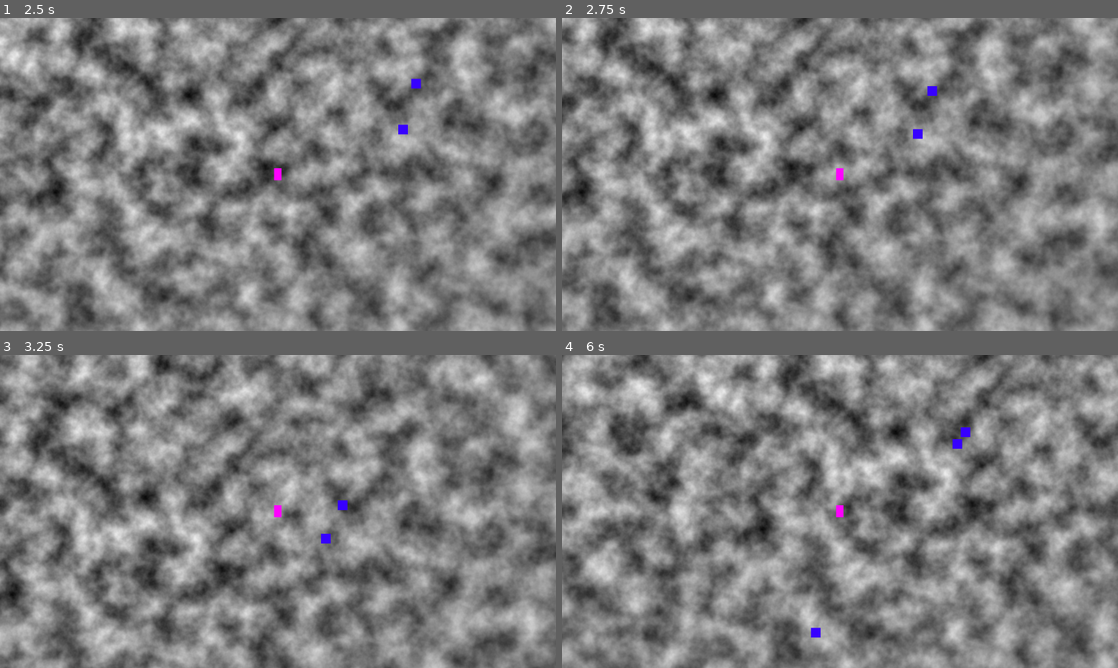
Above: before the commit, frames 1-4 (two rows, left to right).
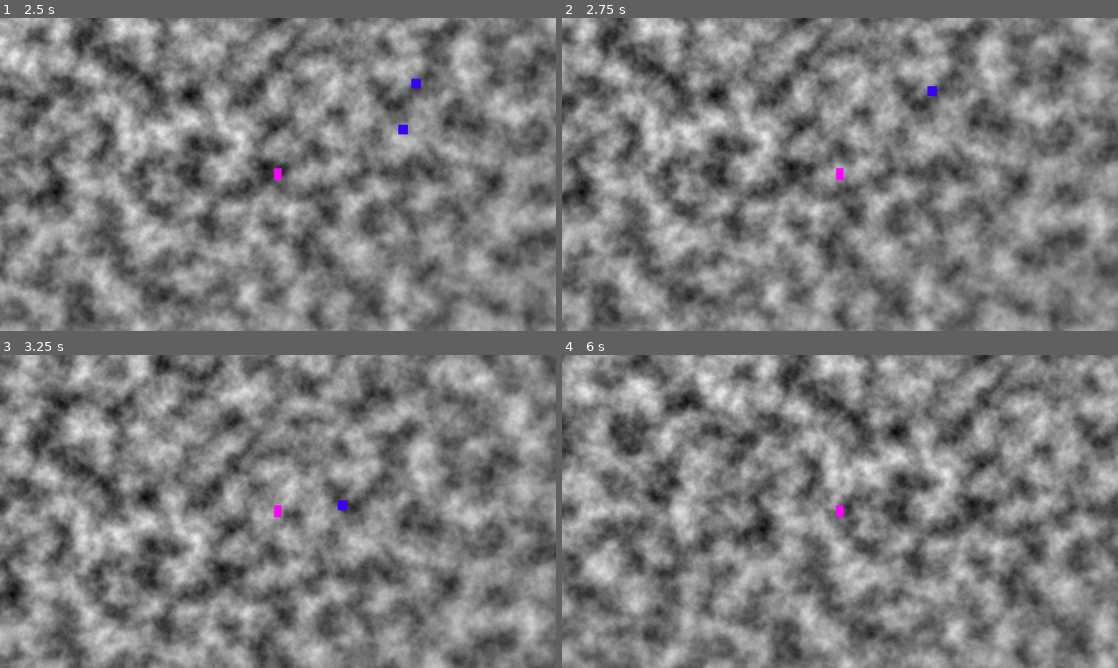
Above: after the commit, the same moments.

Repository: mabanana/survivor-dire
Game: Godot game, scene res://Scenes/main.tscn
Two runs of this game, one before a commit and one after it. Both use one fixed random seed, a clock stepped at 60 frames per second and the inputs below.
Inputs (mouse positions are in pixels of both pictures, inside the frame that each line leads up to):
- Up to frame 1 (2.5 s): tap Enter at 0.5 s; move the mouse to (400, 158) at 0.52 s; hold Right (ui_right) 0.53-1.28 s; tap E at 0.6 s; click (400, 158) at 0.67 s; move the mouse to (166, 190) at 1.27 s; hold Down (ui_down) 1.28-2.03 s; tap Tab at 1.35 s; click (166, 190) at 1.42 s; move the mouse to (333, 105) at 2.02 s; hold Right (ui_right) from 2.03 s (still down); tap 1 at 2.1 s; click (333, 105) at 2.17 s
- Up to frame 2 (2.75 s): keep holding Right (ui_right)
- Up to frame 3 (3.25 s): move the mouse to (250, 574) at 2.77 s; release Right (ui_right) at 2.78 s; hold Up (ui_up) from 2.78 s (still down); tap 2 at 2.85 s; click (250, 574) at 2.92 s
- Up to frame 4 (6 s): move the mouse to (1006, 558) at 3.52 s; release Up (ui_up) at 3.53 s; hold Left (ui_left) 3.53-5.03 s; tap one key every 0.75 s from 3.6 s: 3 4 V X; click (1006, 558) at 3.67 s; move the mouse to (673, 464) at 4.27 s; click (673, 464) at 4.42 s; move the mouse to (867, 511) at 5.02 s; hold Down (ui_down) 5.03-5.78 s; click (867, 511) at 5.17 s; move the mouse to (756, 433) at 5.77 s; hold Right (ui_right) from 5.78 s (still down); click (756, 433) at 5.92 s

Frame 1 is identical in both runs. In frame 2, less than 0.1% of the frame differs, in the area x 63-65%, y 35-39%; in frame 3, less than 0.1%; in frame 4, 0.2%, in the area x 44-74%, y 23-91%.

Commit message:
Add auto attacks

Diff:
--- /dev/null
+++ b/Scripts/aim_cast.gd
@@ -0,0 +1,25 @@
+class_name AimCast
+extends ShapeCast2D
+
+var core: CoreModel
+var core_changed: Signal
+
+func bind(core, core_changed):
+	self.core = core
+	self.core_changed = core_changed
+
+	core_changed.connect(_on_core_changed)
+
+func _on_core_changed(context, payload):
+	if context == CoreModel.Context.mouse_button_pressed:
+		if payload[CoreModel.PKey.input_action] == InputHandler.PlayerActions.AIM_ATTACK:
+			position = payload[CoreModel.PKey.mouse_position]
+			force_shapecast_update()
+			prints("collider results:",collision_result)
+
+func _ready():
+	enabled = false
+	set_collision_mask(2)
+	shape = CircleShape2D.new()
+	shape.radius = 40
+	target_position = Vector2(0,0)
--- a/Scripts/core.gd
+++ b/Scripts/core.gd
@@ -7,11 +7,27 @@
 
 enum Context {
 	map_update,
+	mouse_button_pressed,
+	mouse_button_released,
+	key_input_pressed,
+	key_input_released,
+	event_mouse_moved,
+
 }
 
 enum EntityType {
 	square,
 	player,
+}
+
+enum PKey {
+	target_rid,
+	dealer_rid,
+	target_position,
+	input_action,
+	input_as_text,
+	mouse_relative,
+	mouse_position,
 }
 
 func _init() -> void:
--- a/Scripts/input_handler.gd
+++ b/Scripts/input_handler.gd
@@ -1,14 +1,15 @@
 class_name InputHandler
+extends Node
 
 var input_map
 
 var core: CoreModel
 var core_changed: Signal
-var contexts
 
 static var DEFAULT_INPUT_MAP := {
 	MouseButton.MOUSE_BUTTON_WHEEL_UP : PlayerActions.NEXT_WEAPON,
 	MouseButton.MOUSE_BUTTON_WHEEL_DOWN : PlayerActions.PREV_WEAPON,
+	MouseButton.MOUSE_BUTTON_LEFT: PlayerActions.AIM_ATTACK,
 	Key.KEY_W : PlayerActions.MOVE_FORWARD,
 	Key.KEY_A : PlayerActions.MOVE_LEFT,
 	Key.KEY_S : PlayerActions.MOVE_BACKWARD,
@@ -39,6 +40,7 @@
 	SELECT_SlOT_4,
 	ESC_MENU, # Main pause menu
 	INVENTORY, # Open inventory and other in game menus
+	AIM_ATTACK,
 }
 
 func _init():
@@ -48,36 +50,40 @@
 	if event is InputEventMouseButton and event.button_index in input_map:
 		var context
 		if event.is_pressed() and !event.is_echo():
-			context = contexts.event_input_pressed
+			context = CoreModel.Context.mouse_button_pressed
 		elif event.is_released():
-			context = contexts.event_input_released
+			context = CoreModel.Context.mouse_button_released
 		else:
 			print("ERROR: event mouse button that is neither pressed nor released detected")
 			return
 		core_changed.emit(context, {
-				"action": input_map[event.button_index],
-				"button_index" : event.button_index
+				CoreModel.PKey.input_action : input_map[event.button_index],
+				CoreModel.PKey.input_as_text : event.as_text(),
+				CoreModel.PKey.mouse_position: get_parent().get_global_mouse_position(),
 				})
+		prints("InputHandler: mouse button", "pressed" if event.is_pressed() else "released", event.as_text())
 	elif event is InputEventKey and event.keycode in input_map:
 		var context
 		if event.is_pressed() and !event.is_echo():
-			context = contexts.event_input_pressed
+			context = CoreModel.Context.key_input_pressed
 		elif event.is_echo():
 			# print("echo press event")
 			return
 		elif event.is_released():
-			context = contexts.event_input_released
+			context = CoreModel.Context.key_input_released
 		else:
 			print("ERROR: event key press that is neither pressed nor released detected")
 			return
 		core_changed.emit(context, {
-			"action": input_map[event.keycode],
-			"key_code" : event.keycode
+			CoreModel.PKey.input_action: input_map[event.keycode],
+			CoreModel.PKey.input_as_text : event.keycode
 			})
+		#prints("InputHandler: key", "pressed" if event.is_pressed() else "released", event.as_text())
 	elif event is InputEventMouseMotion:
-		core_changed.emit(contexts.event_mouse_moved, {
-			"relative": event.relative
+		core_changed.emit(CoreModel.Context.event_mouse_moved, {
+			CoreModel.PKey.mouse_relative: event.relative
 			})
+		#prints("InputHandler: mouse moved", event.relative)
 	else:
 		print("InputHandler: unhandled input")
 
@@ -85,4 +91,3 @@
 func bind(core: CoreModel, core_changed: Signal):
 	self.core = core
 	self.core_changed = core_changed
-	contexts = core.services.Context
--- a/Scripts/main.gd
+++ b/Scripts/main.gd
@@ -1,32 +1,48 @@
 class_name Main
 extends Node2D
 
-var player_scene: PackedScene
-var square_scene: PackedScene
+@onready var player_scene: PackedScene = preload("res://Scenes/player.tscn")
+@onready var square_scene: PackedScene = preload("res://Scenes/square_enemy.tscn")
 var player: PlayerController
 
 var core: CoreModel
-var core_changed: Signal
+signal core_changed
 
 @export var map_update_freq: float
 @export var enemy_spawn_freq: float
 var update_cd: Countdown
 var enemy_spawn_cd: Countdown
-var screen_bounds: Vector2
+var spawn_rect: Vector2
+var aim_cast: AimCast
+var input_handler: InputHandler
 
 # Called when the node enters the scene tree for the first time.
 func _ready() -> void:
-	screen_bounds = Vector2(
+	core = CoreModel.new()
+
+	update_cd = Countdown.new(1/map_update_freq)
+	enemy_spawn_cd = Countdown.new(1/enemy_spawn_freq)
+
+	player = player_scene.instantiate()
+	player.entity_type = CoreModel.EntityType.player
+	aim_cast = AimCast.new()
+	input_handler = InputHandler.new()
+
+	input_handler.bind(core, core_changed)
+	aim_cast.bind(core, core_changed)
+
+	add_child(input_handler)
+	add_child(aim_cast)
+	_add_child_to_scene(player)
+
+	spawn_rect = Vector2(
 		ProjectSettings.get_setting("display/window/size/viewport_width"),
 		ProjectSettings.get_setting("display/window/size/viewport_height")
 		)
-	core = CoreModel.new()
-	update_cd = Countdown.new(1/map_update_freq)
-	enemy_spawn_cd = Countdown.new(1/enemy_spawn_freq)
-	player_scene = load("res://Scenes/player.tscn")
-	square_scene = load("res://Scenes/square_enemy.tscn")
-	_add_player_to_scene()
 	pass # Replace with function body.
+
+func _input(event: InputEvent) -> void:
+	input_handler.handle_input(event)
 
 # Called every frame. 'delta' is the elapsed time since the previous frame.
 func _process(delta: float) -> void:
@@ -40,30 +56,35 @@
 		enemy_spawn_cd.reset_cd()
 		_spawn_enemy(CoreModel.EntityType.square)
 
-func _add_player_to_scene():
-	player = player_scene.instantiate()
-	player.bind(core, core_changed)
-	_add_child_to_scene(player)
-
-func _add_child_to_scene(child):
+func _add_child_to_scene(child, bind = true):
 	child.rid = core.gen_id()
+	if bind:
+		child.bind(core, core_changed)
 	core.scene.entities[child.rid] = EntityModel.new(child.entity_type)
 	core.scene.nodes[child.rid] = child
 	add_child(child)
 
 func _update_map():
 	core.stats.player_pos = player.position
+	var dist_closest
 	for rid in core.scene.entities.keys():
 		core.scene.entities[rid].position = core.scene.nodes[rid].position
+		if rid != player.rid: # for enemies
+			var player_dist = (core.scene.entities[rid].position - player.position).length()
+			if (!dist_closest or player_dist < dist_closest) and player_dist < 500:
+				dist_closest = player_dist
+				player.rid_closest = rid
 
+			if core.scene.entities[rid].hp <= 0:
+				_despawn_enemy(rid)
 
 func _spawn_enemy(entity_type):
 	var x_or_y = randi_range(0,1)
 	var spawn_pos: Vector2
 	if x_or_y:
-		spawn_pos = Vector2(randi_range(0,screen_bounds.x), screen_bounds.y * randi_range(0,1))
+		spawn_pos = Vector2(randi_range(0,spawn_rect.x), spawn_rect.y * randi_range(0,1))
 	else:
-		spawn_pos = Vector2(screen_bounds.x * randi_range(0,1), randi_range(0,screen_bounds.y))
+		spawn_pos = Vector2(spawn_rect.x * randi_range(0,1), randi_range(0,spawn_rect.y))
 	var node: GameCharacter = square_scene.instantiate()
 	node.position = spawn_pos + core.stats.player_pos
 	node.entity_type = entity_type
@@ -71,3 +92,9 @@
 	_add_child_to_scene(node)
 	node.position = spawn_pos + core.stats.player_pos
 	prints("Enemy spawned at", node.position)
+
+func _despawn_enemy(rid):
+	prints(core.scene.nodes[rid])
+	core.scene.entities.erase(rid)
+	core.scene.nodes[rid].queue_free()
+	core.scene.nodes.erase(rid)
--- a/Scripts/player_controller.gd
+++ b/Scripts/player_controller.gd
@@ -2,6 +2,7 @@
 extends GameCharacter
 
 var attack_cd: Countdown
+var rid_closest: int
 
 func _ready() -> void:
 	attack_cd = Countdown.new(1/core.stats.attack_speed)
@@ -21,4 +22,9 @@
 	var tick = attack_cd.tick(delta)
 	if tick <= 0:
 		attack_cd.reset_cd()
+		_attack()
 		print("attack!!")
+
+func _attack():
+	if rid_closest and rid_closest in core.scene.entities:
+		core.scene.entities[rid_closest].hp -= core.stats.damage_amp*1
